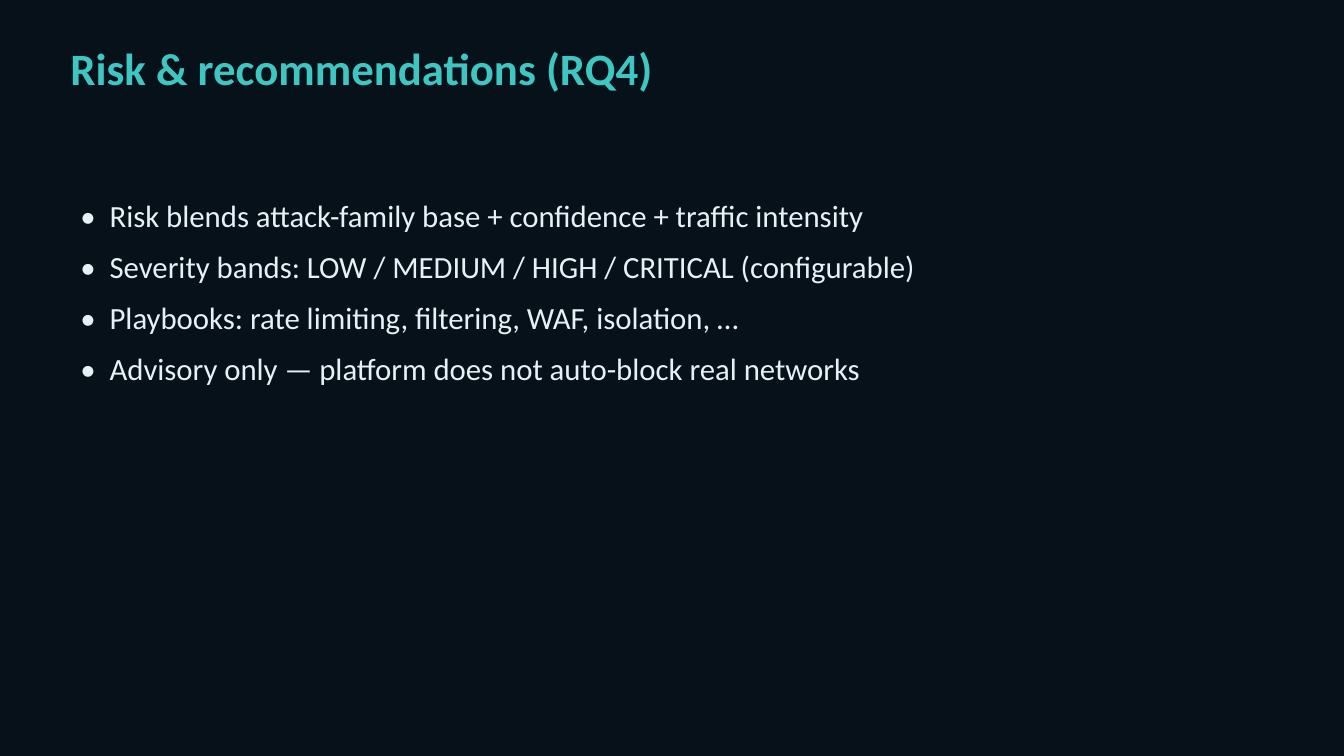
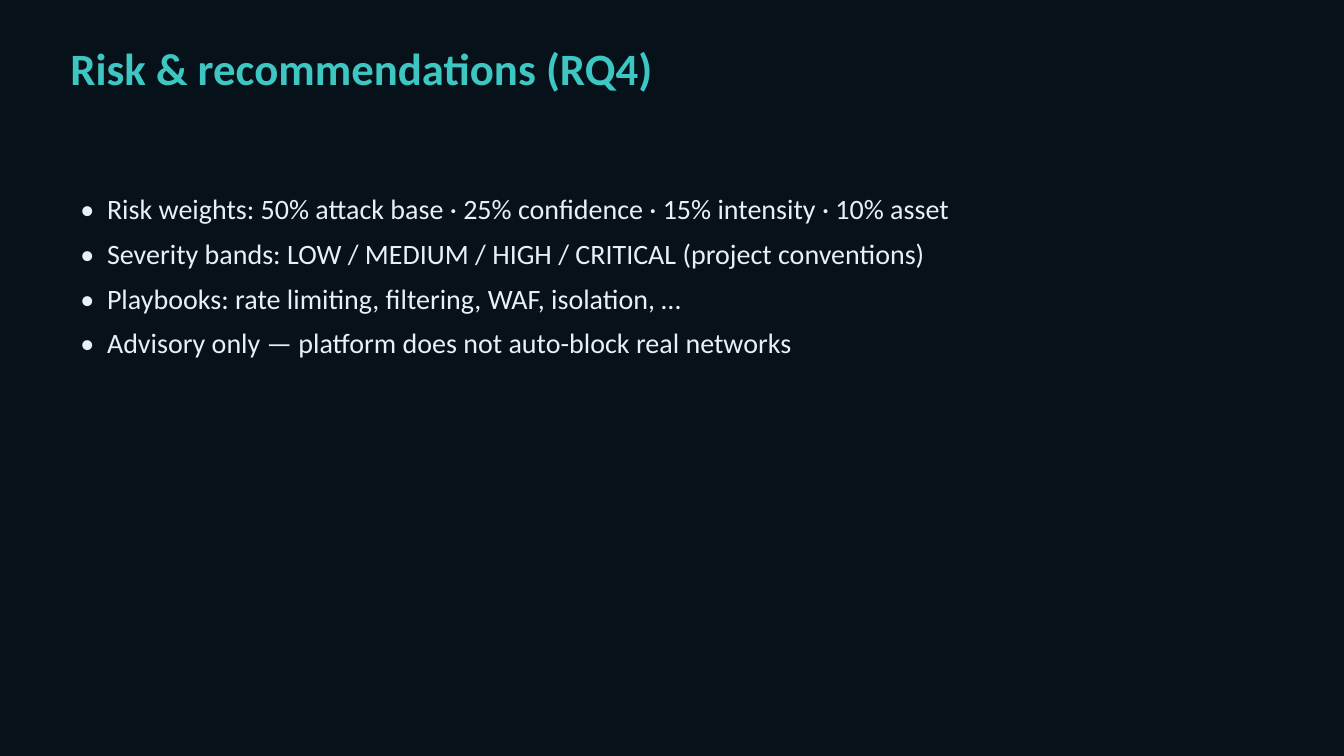
Before and after one commit to Dolendra/Intelligent-Machine-Learning-Based-Intrusion-Detection-and-Attack-Defense-Simulation-System, a slide deck: slide 12 of docs/Aegis_IDS_Viva_Presentation.pptx (slide 9 before the commit). Drawn at 1344x756 pixels with LibreOffice and Linux fonts; fonts in the diff are those of the drawing. Boxes give left, top, right and bottom in pixels: in the first picture for what was removed or moved away, otherwise in the second. Text is boxed around its words. In the diff, an @@ line names an element or a change of style, - is before the commit and + after.

```diff
--- a/docs/Aegis_IDS_Viva_Presentation.pptx
+++ b/docs/Aegis_IDS_Viva_Presentation.pptx
@@ text at bbox=[107, 199, 949, 269]: text changed; size 22 to 20 pt @@
-• Risk blends attack-family base + confidence + traffic intensity
-• Severity bands: LOW / MEDIUM / HIGH / CRITICAL (configurable)
+• Risk weights: 50% attack base · 25% confidence · 15% intensity · 10% asset
+• Severity bands: LOW / MEDIUM / HIGH / CRITICAL (project conventions)
@@ text at bbox=[107, 289, 792, 358]: size 22 to 20 pt in "• Playbooks: rate limiting, filtering, WAF, isolation, ...", "• Advisory only — platform does not ..."; less space between paragraphs @@
```
Also in this commit, not shown: 9 other slides changed, 5 slides added, 2 slides removed, 2 other files.
